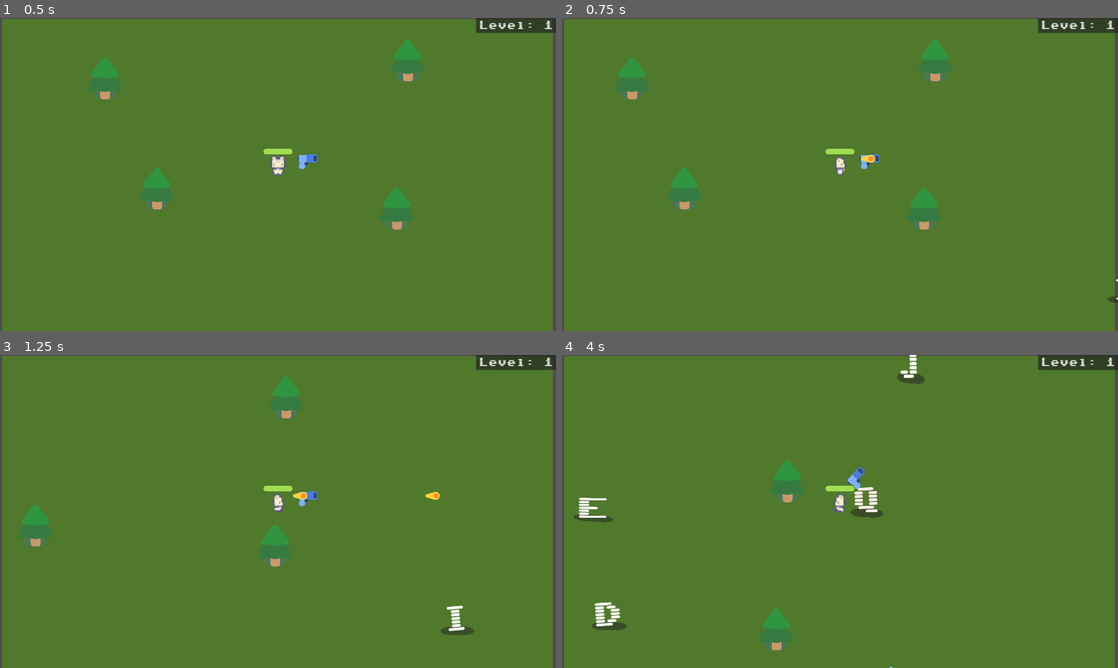
Above: before the commit, frames 1-4 (two rows, left to right).
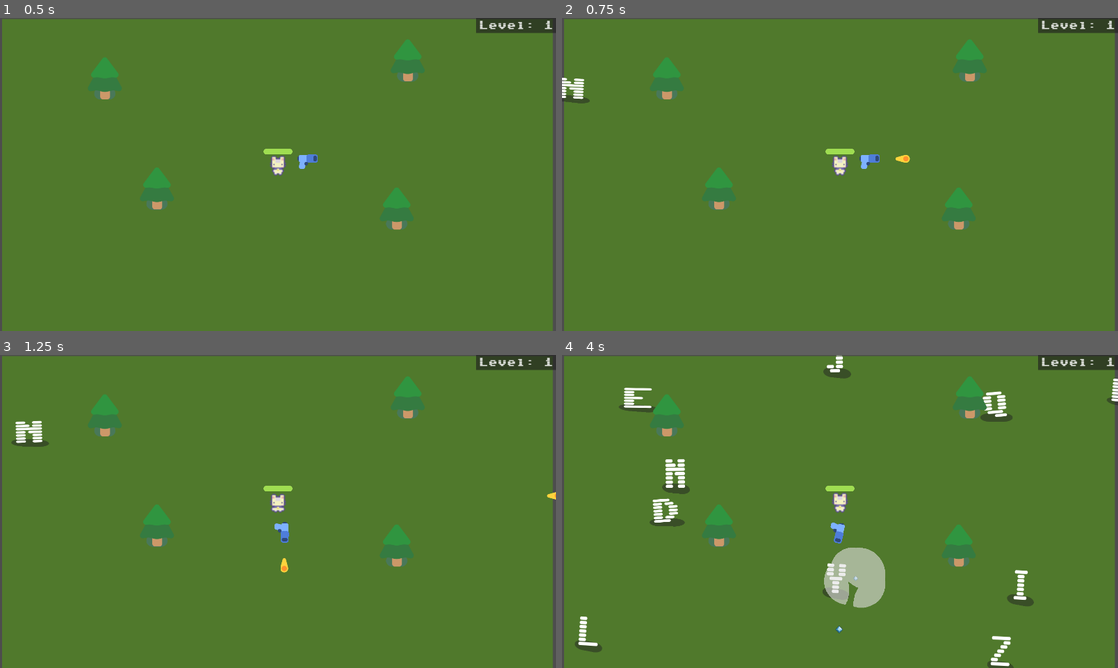
Above: after the commit, the same moments.

Repository: cu-jonas/cozy_cook
Game: Godot game, scene res://main.tscn
Same seed, same stepped clock (60 frames per second), same inputs: the game is played once before the commit and once after it.
Inputs:
- Up to frame 1 (0.5 s): no input
- Up to frame 2 (0.75 s): tap Enter at 0.5 s; hold D (move_right) from 0.53 s (still down)
- Up to frame 3 (1.25 s): keep holding D (move_right)
- Up to frame 4 (4 s): release D (move_right) at 1.28 s; hold S (move_down) 1.28-2.03 s; hold D (move_right) 2.03-2.78 s; hold W (move_up) 2.78-3.53 s; hold A (move_left) from 3.53 s (still down)

Frame 1 is identical in both runs. In frame 2, 4.6% of the frame differs, in the area x 0-100%, y 6-91%; in frame 3, 4.6%; in frame 4, 8.4%, in the area x 2-100%, y 0-100%.
Error after the commit: Parse Error: Expected end of statement after variable declaration, found "Identifier" instead. (res://characters/player_cat/player_cat.gd:8)

Commit message:
fixed wait time on cooldown to work and be a float rather than int

Diff:
--- a/characters/player_cat/player_cat.gd
+++ b/characters/player_cat/player_cat.gd
@@ -5,10 +5,10 @@
 var level = 1
 var xp_requirements: Array = [
 	3,5,10,15,25
-]
+]a
 
 var weapon_speed: Array = [
-	.5, .4, .3, .2, .1
+	.5, .4, .3, .2, .1, .05
 ]
 
 signal health_depleted
@@ -51,4 +51,4 @@
 
 func _on_level_up() -> void:
 		scale = Vector2.ONE * (1.0 + (float(level) / 5.0))
-		%Weapon.set_weapon_cooldown(weapon_speed.get(level))
+		%Weapon.set_weapon_cooldown(weapon_speed[level])
--- a/pistol/weapon.gd
+++ b/pistol/weapon.gd
@@ -17,8 +17,9 @@
 	AudioManager.play_sfx("PlayerBullet", 0, true)
 
 
-func set_weapon_cooldown(speed: int):
-	%Timer.wait_time = speed
+func set_weapon_cooldown(speed: float):
+	%Timer.set_wait_time(speed)
+	%Timer.start() # reset the timer so it uses the new timer
 
 func _on_timer_timeout():
 	shoot()
